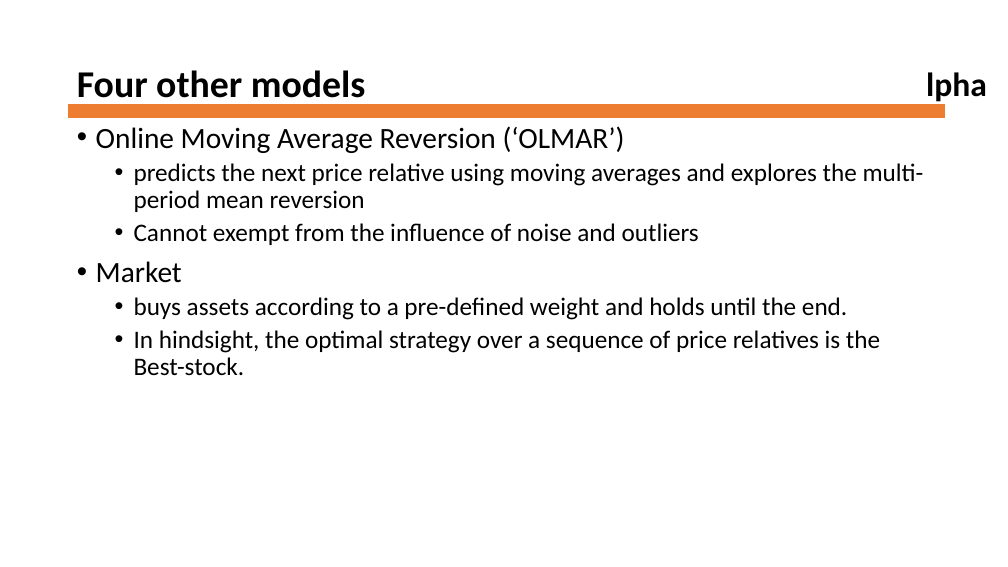
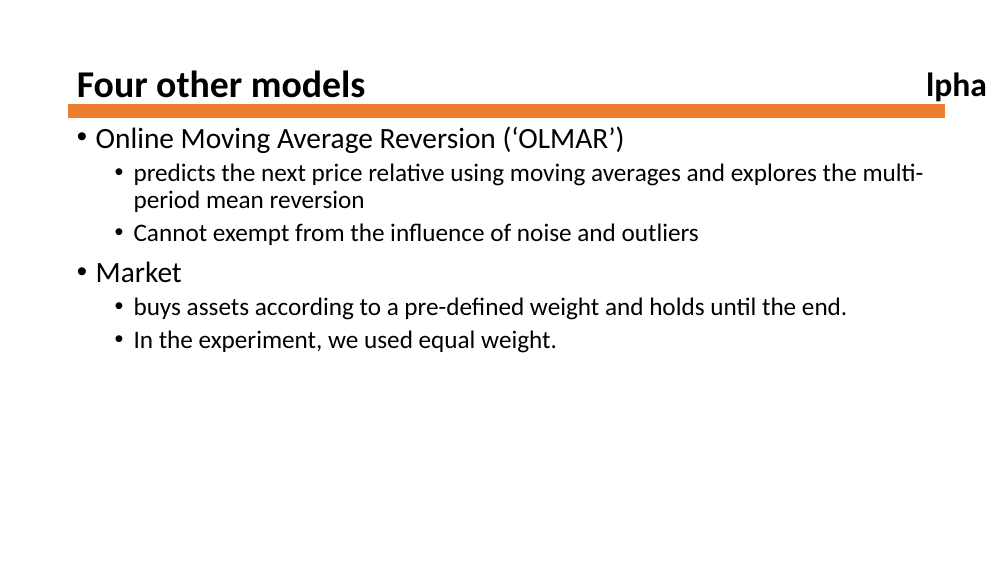
Before and after one commit to ngokchaoho/robust-median-mean-reversion, a slide deck: slide 15 of PPT/Robust_Median_Reversion_Strategy.pptx. Drawn at 1008x567 pixels with LibreOffice and Linux fonts; fonts in the diff are those of the drawing; background and template pictures are left out. Boxes give left, top, right and bottom in pixels: in the first picture for what was removed or moved away, otherwise in the second. Text is boxed around its words. In the diff, an @@ line names an element or a change of style, - is before the commit and + after.

Commit message:
new ppt

```diff
--- a/PPT/Robust_Median_Reversion_Strategy.pptx
+++ b/PPT/Robust_Median_Reversion_Strategy.pptx
@@ text at bbox=[134, 330, 557, 353]: text changed @@
-  • In hindsight, the optimal strategy over a sequence of price relatives is the Best-stock.
+  • In the experiment, we used equal weight.
```
Also in this commit, not shown: 3 other slides changed, 7 other files.
